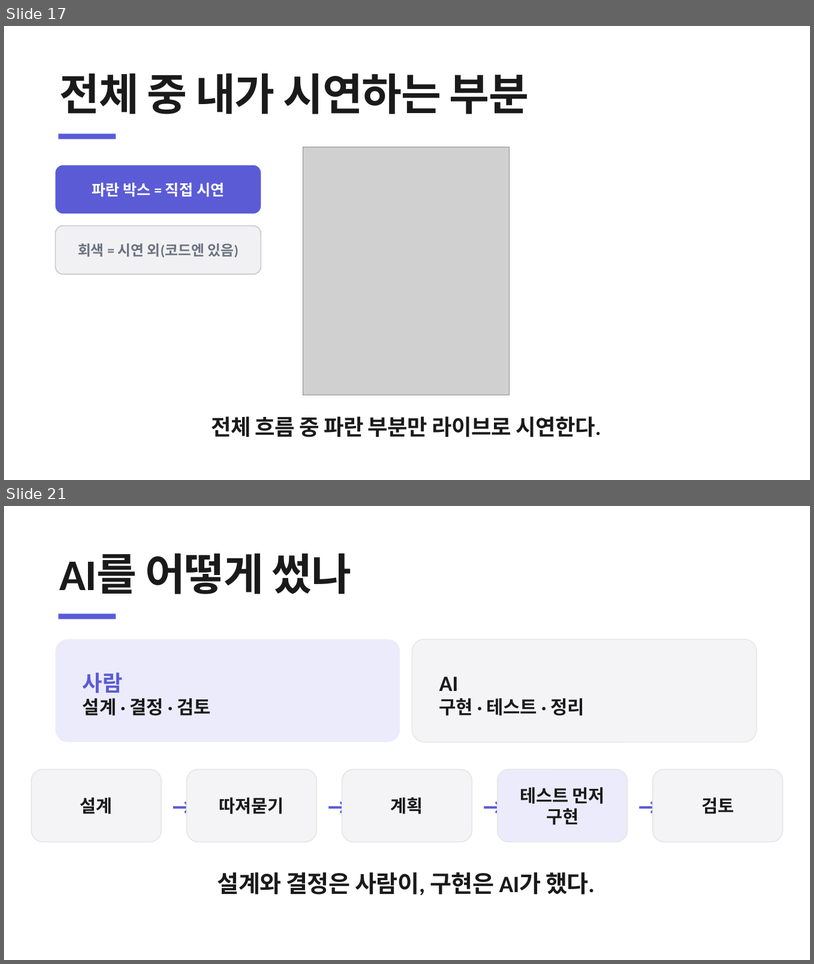
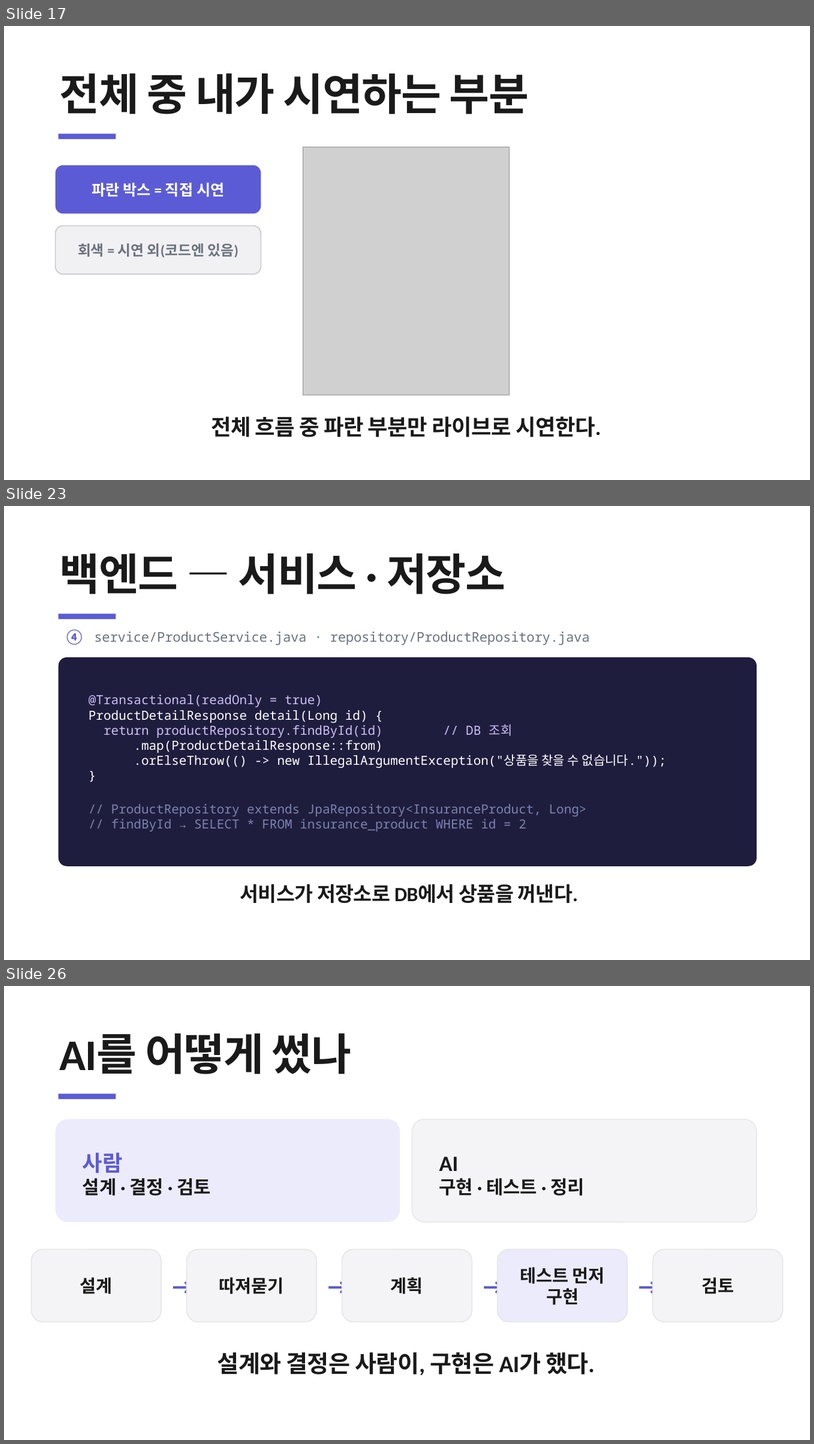
Before and after one commit to heyoonyoon/distributed-programming, a slide deck: docs/presentation/보험발표-figma.pptx. Shown one above the other, each under a label of ours: slides 17 and 21 before the commit, slides 17, 23 and 26 after it; the slides between them are not shown. The pictures are 814x964 and 814x1444 pixels, drawn with LibreOffice and Linux fonts; fonts in the diff are those of the drawing; grey boxes stand for pictures. Boxes give left, top, right and bottom in pixels: in the first picture for what was removed or moved away, otherwise in the second. Text is boxed around its words. In the diff, an @@ line names an element or a change of style, - is before the commit and + after.

```diff
--- a/docs/presentation/보험발표-figma.pptx
+++ b/docs/presentation/보험발표-figma.pptx
@@ slide 23 added at (4, 506, 810, 960), background #FFFFFF @@
@@ text added at (60, 553, 506, 594), 52 pt, text #1A1A1A, bold @@
+백엔드 — 서비스 · 저장소
@@ rectangle added at (59, 613, 116, 619), fill #5B5BD6 @@
@@ text added at (65, 630, 590, 645), 16 pt, text #6B7280 @@
+④ service/ProductService.java · repository/ProductRepository.java
@@ rounded rectangle added at (59, 657, 757, 866), fill #1F1D3D @@
@@ text added at (89, 694, 666, 831), 15 pt, text #FFFFFF @@
+@Transactional(readOnly = true)
+ProductDetailResponse detail(Long id) {
+return productRepository.findById(id) // DB 조회
+.map(ProductDetailResponse::from)
+.orElseThrow(() -> new IllegalArgumentException("상품을 찾을 수 없습니다."));
+}
+// ProductRepository extends JpaRepository<InsuranceProduct, Long>
+// findById → SELECT * FROM insurance_product WHERE id = 2
@@ text added at (240, 883, 579, 903), 24 pt, text #1A1A1A, bold @@
+서비스가 저장소로 DB에서 상품을 꺼낸다.
@@ what was slide 21 is now slide 26 @@
```
Also in this commit, not shown: 1 slide changed, 6 other slides added, 2 slides removed, 3 other files.
